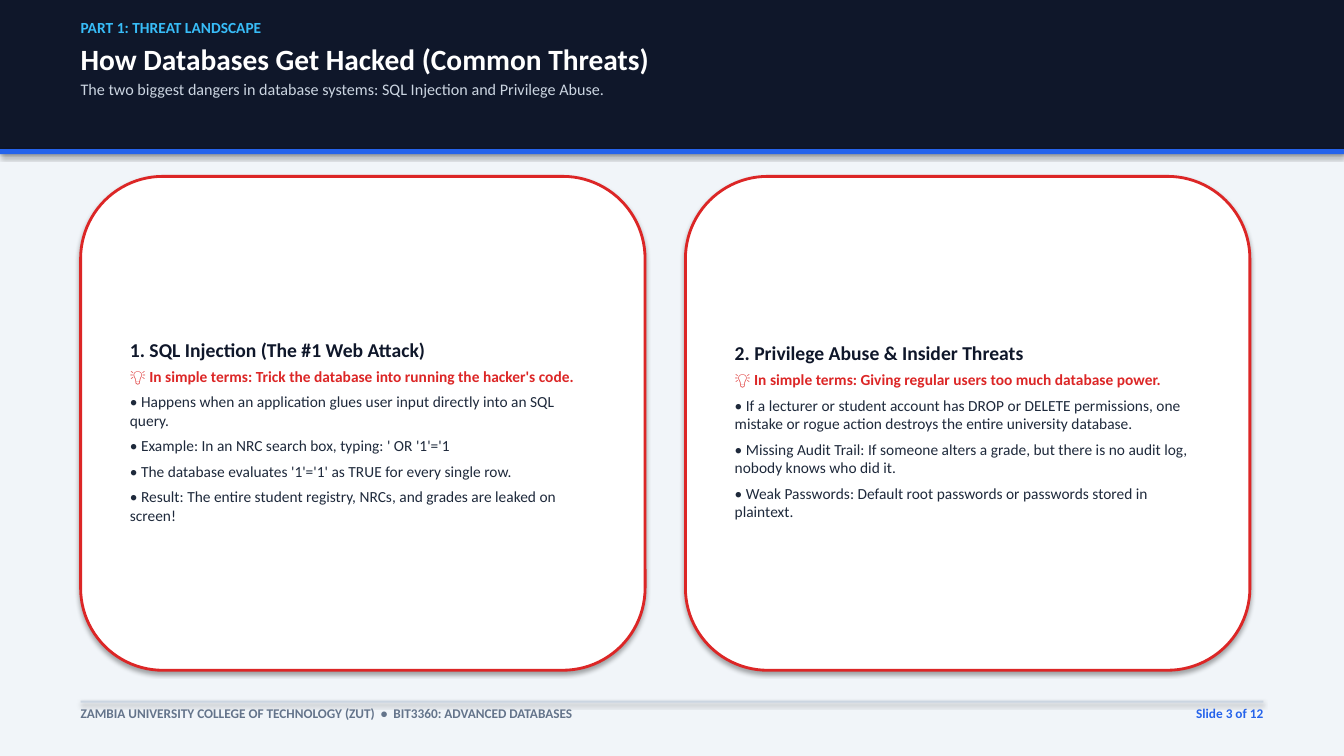
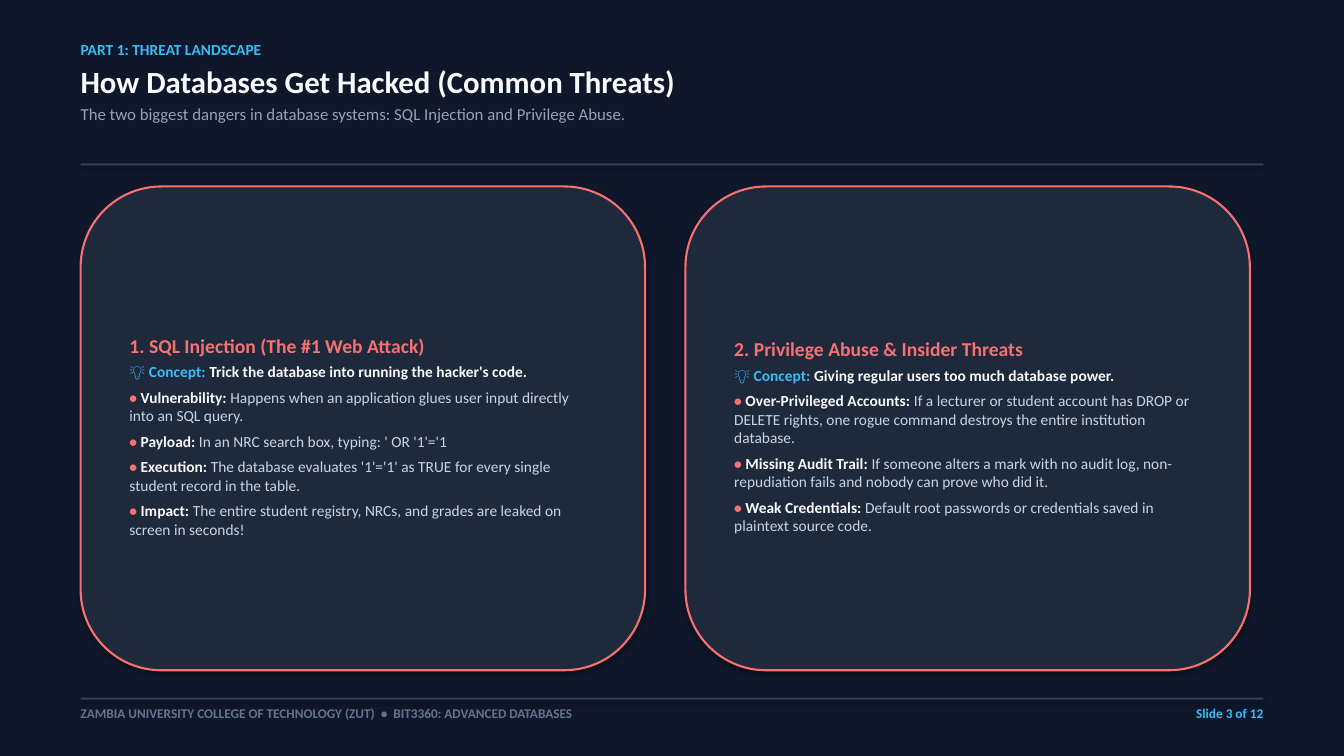
Before and after one commit to comfortpenyengwe-afk/ADA-assignment-for-the-ohns, a slide deck: slide 3 of BIT3360_Database_Security_Presentation.pptx. Drawn at 1344x756 pixels with LibreOffice and Linux fonts; fonts in the diff are those of the drawing. Boxes give left, top, right and bottom in pixels: in the first picture for what was removed or moved away, otherwise in the second. Text is boxed around its words. In the diff, an @@ line names an element or a change of style, - is before the commit and + after.

Commit message:
Apply dark cybersecurity theme to presentation deck and HTML matching Windows Security styling

```diff
--- a/BIT3360_Database_Security_Presentation.pptx
+++ b/BIT3360_Database_Security_Presentation.pptx
@@ rectangle at (x1=0, y1=0, x2=1344, y2=756): fill #F1F5F9 to #0F172A @@
@@ rectangle removed at (x1=0, y1=0, x2=1344, y2=149) @@
@@ text "PART 1: THREAT LANDSCAPE" moved from (x1=81, y1=23, x2=648, y2=98) to (x1=81, y1=45, x2=675, y2=123) @@
@@ text at (x1=81, y1=70, x2=675, y2=123): size 21 to 22 pt, text colour #FFFFFF to #F8FAFC in "How Databases Get Hacked (Common Threats)"; size 11.5 to 12 pt, text colour #CBD5E1 to #94A3B8 in "The two biggest dangers in database systems: ..."; more space between paragraphs @@
@@ rectangle resized from (x1=0, y1=149, x2=1344, y2=154) to (x1=81, y1=163, x2=1263, y2=165) @@
@@ rectangle at (x1=81, y1=163, x2=1263, y2=165): fill #2563EB to #334155 @@
@@ rounded rectangle "1. SQL Injection (The #1 ..." resized from (x1=81, y1=176, x2=645, y2=670) to (x1=81, y1=187, x2=645, y2=670) @@
@@ rounded rectangle "1. SQL Injection (The #1 ..." at (x1=81, y1=187, x2=645, y2=670): fill #FFFFFF to #1E293B; outline #DC2626 2 pt to #F87171 1.5 pt @@
@@ rounded rectangle "2. Privilege Abuse & Insider ..." at (x1=686, y1=187, x2=1250, y2=670): fill #FFFFFF to #1E293B; outline #DC2626 2 pt to #F87171 1.5 pt @@
@@ rounded rectangle "2. Privilege Abuse & Insider ..." resized from (x1=686, y1=176, x2=1250, y2=670) to (x1=686, y1=187, x2=1250, y2=670) @@
@@ text in rounded rectangle at (x1=129, y1=338, x2=424, y2=357): text colour #0F172A to #F87171 in "1. SQL Injection (The #1 Web Attack)" @@
@@ text in rounded rectangle at (x1=734, y1=342, x2=1023, y2=360): text colour #0F172A to #F87171 in "2. Privilege Abuse & Insider Threats" @@
@@ text in rounded rectangle at (x1=129, y1=366, x2=569, y2=535): text changed; text colour #1E293B to #CBD5E1 @@
-💡 In simple terms: Trick the database into running the hacker's code.
-• Happens when an application glues user input directly into an SQL query.
-• Example: In an NRC search box, typing: ' OR '1'='1
-• The database evaluates '1'='1' as TRUE for every single row.
-• Result: The entire student registry, NRCs, and grades are leaked on screen!
+💡 Concept: Trick the database into running the hacker's code.
+• Vulnerability: Happens when an application glues user input directly into an SQL query.
+• Payload: In an NRC search box, typing: ' OR '1'='1
+• Execution: The database evaluates '1'='1' as TRUE for every single student record in the table.
+• Impact: The entire student registry, NRCs, and grades are leaked on screen in seconds!
@@ text in rounded rectangle at (x1=734, y1=370, x2=1189, y2=534): text changed; text colour #1E293B to #CBD5E1 @@
-💡 In simple terms: Giving regular users too much database power.
-• If a lecturer or student account has DROP or DELETE permissions, one mistake or rogue action destroys the entire university database.
-• Missing Audit Trail: If someone alters a grade, but there is no audit log, nobody knows who did it.
-• Weak Passwords: Default root passwords or passwords stored in plaintext.
+💡 Concept: Giving regular users too much database power.
+• Over-Privileged Accounts: If a lecturer or student account has DROP or DELETE rights, one rogue command destroys the entire institution database.
+• Missing Audit Trail: If someone alters a mark with no audit log, non-repudiation fails and nobody can prove who did it.
+• Weak Credentials: Default root passwords or credentials saved in plaintext source code.
@@ rectangle at (x1=81, y1=698, x2=1263, y2=700): fill #CBD5E1 to #334155 @@
@@ text "Slide 3 of 12" at (x1=1196, y1=708, x2=1263, y2=718): text colour #2563EB to #38BDF8 @@
```
Also in this commit, not shown: 11 other slides changed, 7 other files.
